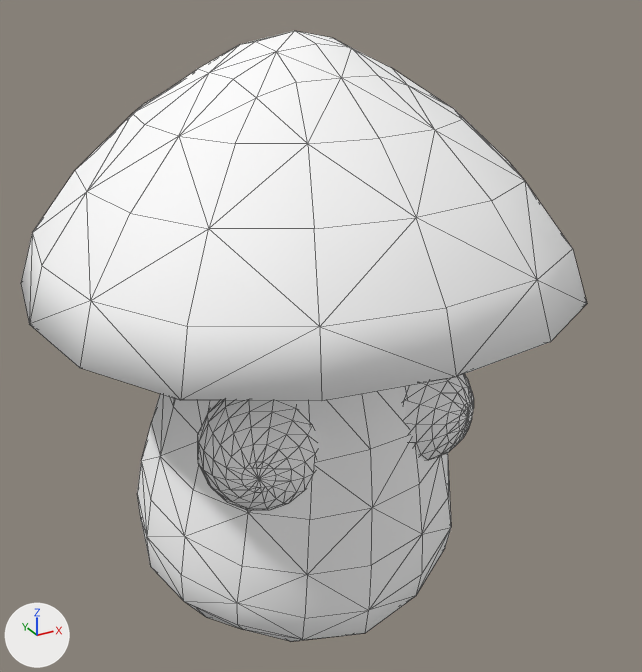
Two versions of the glTF model client-xr/public/models/environment/optimized/blob_mushnub.glb, one commit apart.
One viewpoint serves both versions: a 50 mm camera at (-2.01, -3.92, 3.61) aimed at (0.09, -0.1, 1.7). Every picture has the same lights, and +X, +Y and +Z are marked at lower left. The older version comes first. Mesh edges are drawn as thin lines. Vertices at exactly the same position are counted once.

Objects in the first picture: 'Mushnub_Blob'.
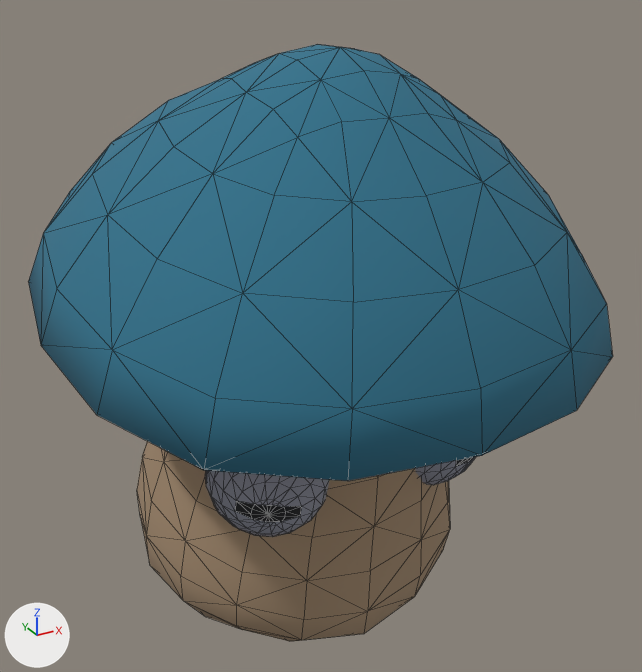
Diff of the bpy script that builds the scene:
```diff
--- a/client-xr/public/models/environment/optimized/blob_mushnub.glb.py
+++ b/client-xr/public/models/environment/optimized/blob_mushnub.glb.py
@@ img_atlas_monsters @@
+img_atlas_monsters = load_image('Atlas_Monsters', '_unpacked/Atlas_Monsters', 32, 32, 'sRGB')
@@ mat_atlas @@
 mat_atlas = principled_material('Atlas')
-mat_atlas.base_color = (1.0, 1.0, 1.0)  # white #ffffff
+mat_atlas.texture = img_atlas_monsters
 mat_atlas.roughness = 1.0
@@ me_cube_034 @@
 # used by ob_mushnub_blob; location = (0.0, 0.0, 0.0)
-me_cube_034.from_pydata(...)  # 630 vertices, 1248 faces; spans x -1.38..1.38, y -1.38..1.38, z -0.05..3.24
+me_cube_034.from_pydata(...)  # 630 vertices, 1248 faces; spans x -1.38..1.38, y -1.57..1.14, z -0.05..3.21
+# me_cube_034 part 1: the loose piece of 186 vertices spanning x 0.15..0.76, y -0.78..-0.16, z 1.07..1.67 is turned 10 degrees about the x axis through its middle, then moved by (0.0, -0.09, -0.09)
+# me_cube_034 part 2: the loose piece of 186 vertices spanning x -0.76..-0.15, y -0.78..-0.16, z 1.07..1.67 is turned 10 degrees about the x axis through its middle, then moved by (0.0, -0.09, -0.09)
+# me_cube_034 part 3: 252 of 630 vertices moved; they spanned x -1.38..1.38, y -1.38..1.38, z 0.09..3.24 and now span x -1.38..1.38, y -1.57..1.14, z 0.09..3.21; mean shift (0.0, -0.17, -0.01); largest move (0.0, 0.0, 3.24) -> (0.0, -0.43, 3.21)
 me_cube_034.materials.append(mat_atlas)
```

Boxes [x1, y1, x2, y2] around the edits, measured in the pictures (642 x 672 px; the box of a moved part takes in the faces that stretch with it):
'Mushnub_Blob', surface changed, reshaped: before [21, 31, 587, 641]; after [29, 44, 613, 641]
part 1 of me_cube_034, moved or reshaped: before [405, 374, 474, 460]; after [415, 457, 476, 485]
part 2 of me_cube_034, moved or reshaped: before [198, 400, 319, 510]; after [205, 471, 330, 537]
part 3 of me_cube_034, moved or reshaped: before [21, 31, 587, 641]; after [29, 44, 613, 641]
